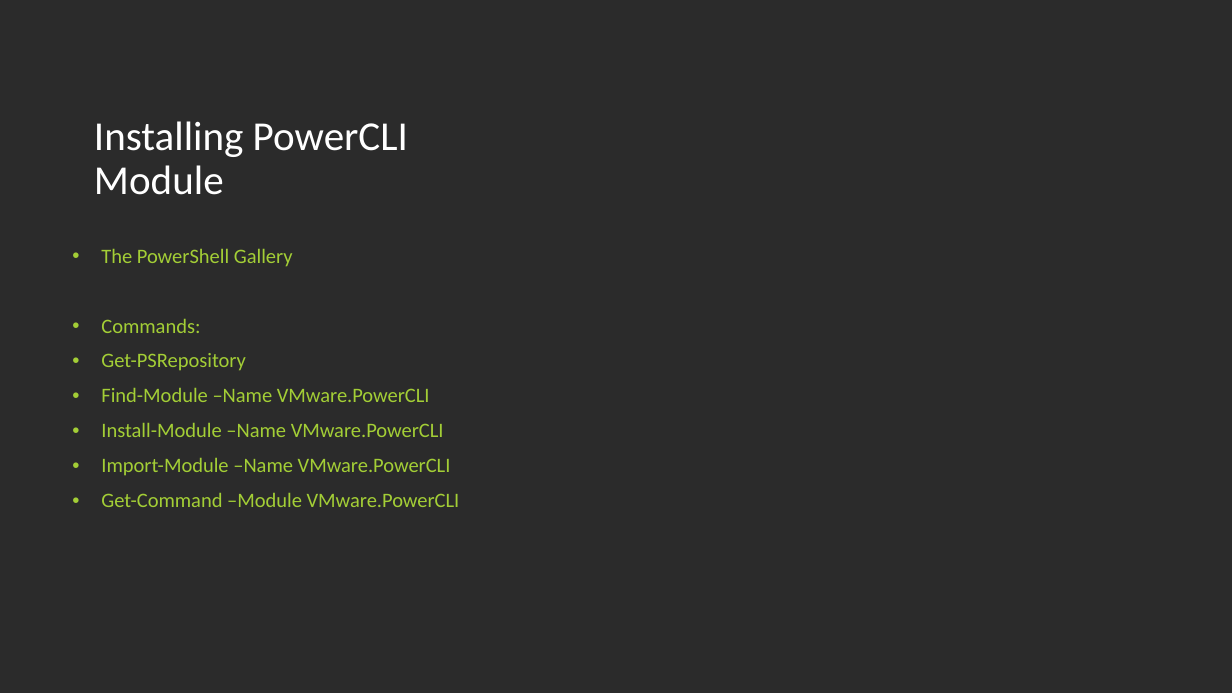
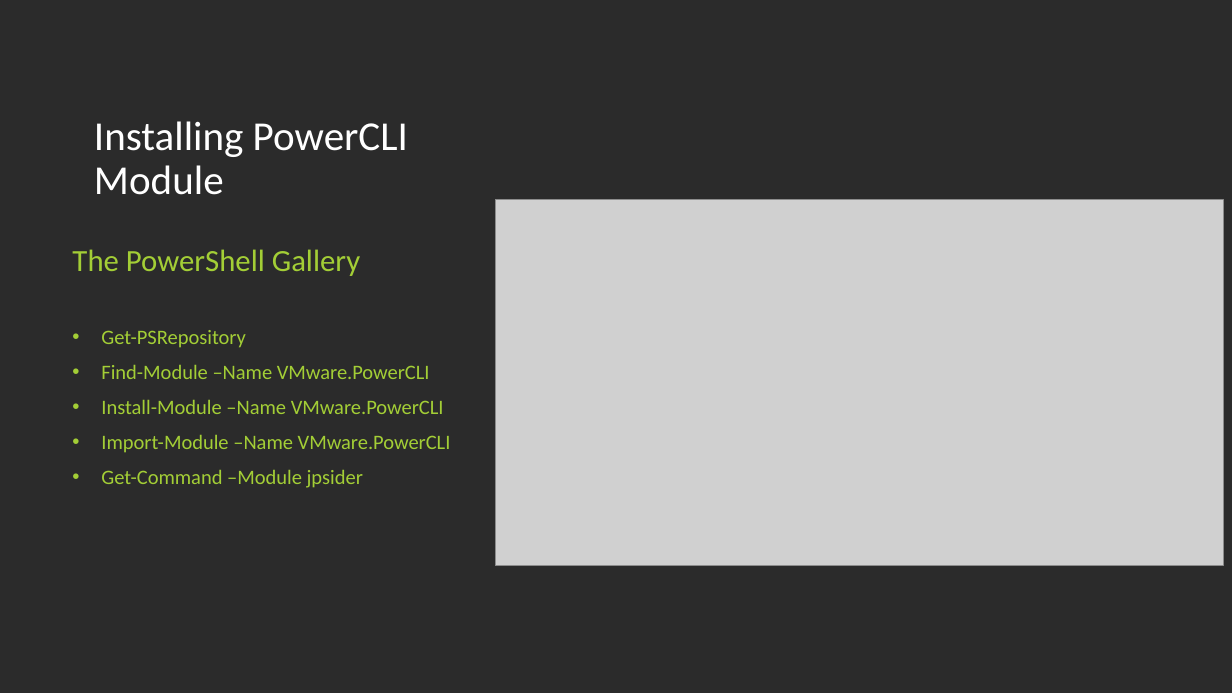
Before and after one commit to jpsider/Invoke-Automation, a slide deck: slide 6 of Powercli/PDX_VMUG_2023/UserCon-PPT-2023.pptx. Drawn at 1232x693 pixels with LibreOffice and Linux fonts; fonts in the diff are those of the drawing; grey boxes stand for pictures; background and template pictures are left out; a plain dark background stands for a picture behind light text. Boxes give left, top, right and bottom in pixels: in the first picture for what was removed or moved away, otherwise in the second. Text is boxed around its words. In the diff, an @@ line names an element or a change of style, - is before the commit and + after.

```diff
--- a/Powercli/PDX_VMUG_2023/UserCon-PPT-2023.pptx
+++ b/Powercli/PDX_VMUG_2023/UserCon-PPT-2023.pptx
@@ picture added at (x1=495, y1=200, x2=1224, y2=566) @@
@@ text at (x1=72, y1=249, x2=360, y2=276): size 16 to 24 pt in "The PowerShell Gallery"; bullet • to none @@
@@ text at (x1=101, y1=319, x2=200, y2=333): paragraph removed @@
-• Commands:
@@ text at (x1=101, y1=470, x2=363, y2=488): text changed @@
-• Get-Command –Module VMware.PowerCLI
+• Get-Command –Module jpsider
```
Also in this commit, not shown: 10 other slides changed, 3 slides added, 3 slides removed, 1 other file.
